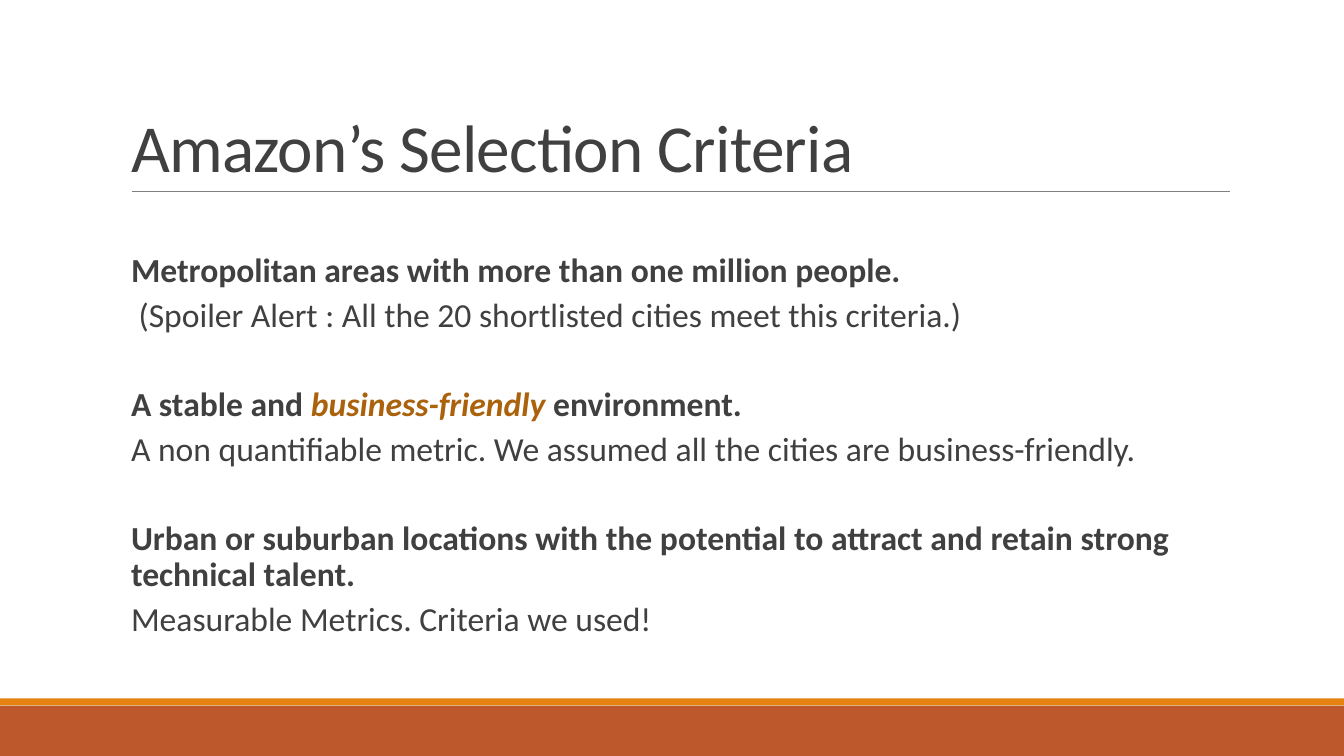
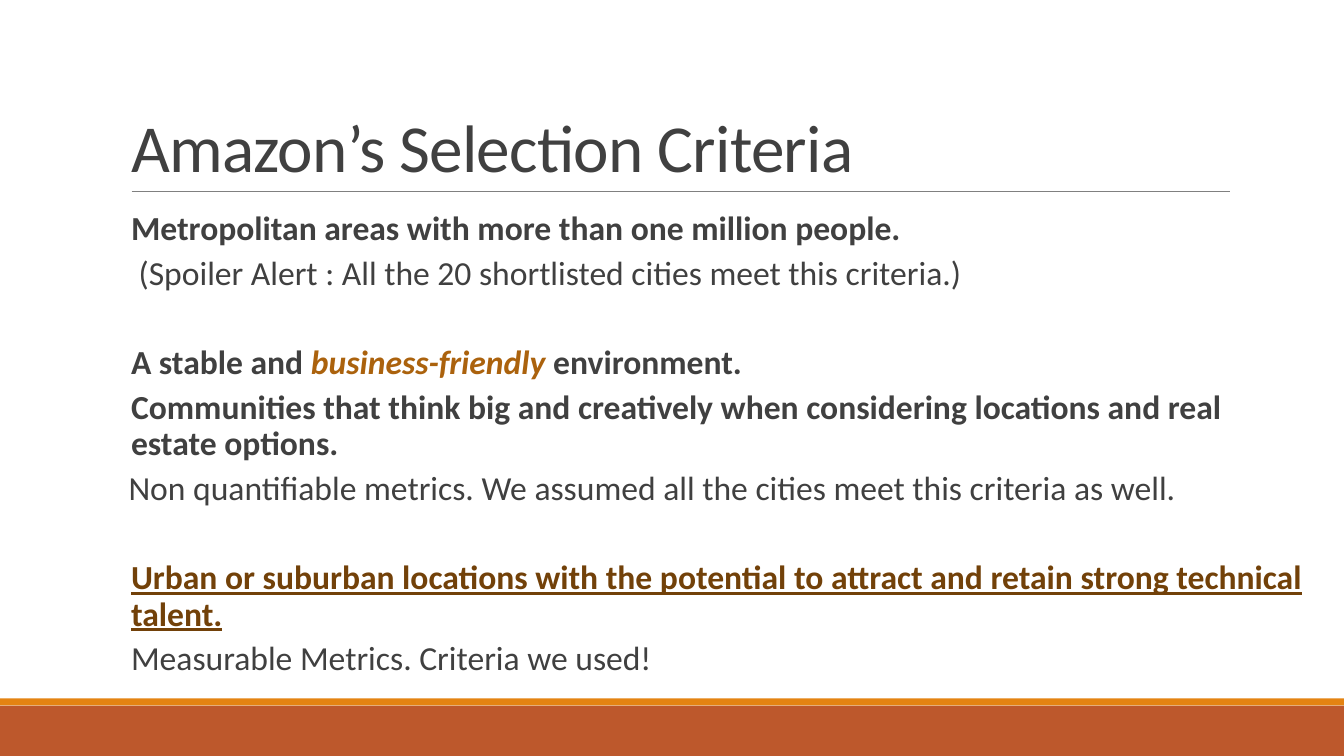
Before and after one commit to indranik/BC_Project1, a slide deck: slide 3 of Project1_Presentation.pptx. Drawn at 1344x756 pixels with LibreOffice and Linux fonts; fonts in the diff are those of the drawing. Boxes give left, top, right and bottom in pixels: in the first picture for what was removed or moved away, otherwise in the second. Text is boxed around its words. In the diff, an @@ line names an element or a change of style, - is before the commit and + after.

```diff
--- a/Project1_Presentation.pptx
+++ b/Project1_Presentation.pptx
@@ text "Metropolitan areas with more than ...": place and size @@
-text "Metropolitan areas with more than ..." at box(131, 258, 1169, 632)
+text "Metropolitan areas with more than ..." at box(129, 216, 1301, 671)
@@ text at box(129, 395, 1221, 506): text changed; bold on @@
-  A non quantifiable metric. We assumed all the cities are business-friendly.
+  Communities that think big and creatively when considering locations and real estate options.
+Non quantifiable metrics. We assumed all the cities meet this criteria as well.
@@ text at box(131, 565, 1301, 631): text colour #404040 to #724209, underline on in "Urban or suburban locations with the potential ..." @@
```
Also in this commit, not shown: 2 other slides changed, 12 slides added, 1 slide removed.
